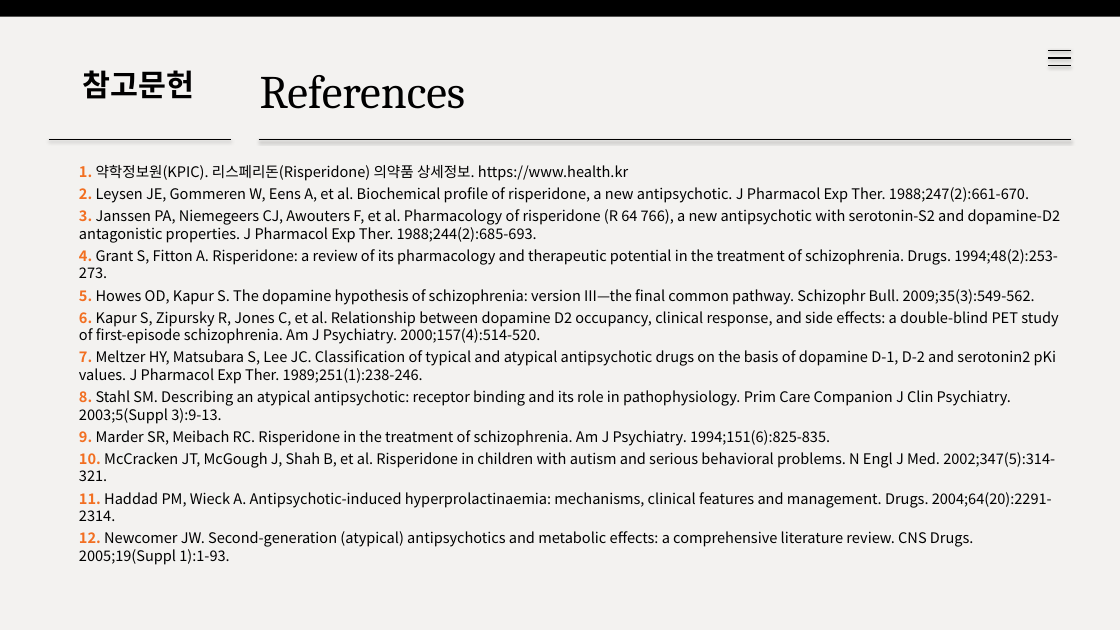
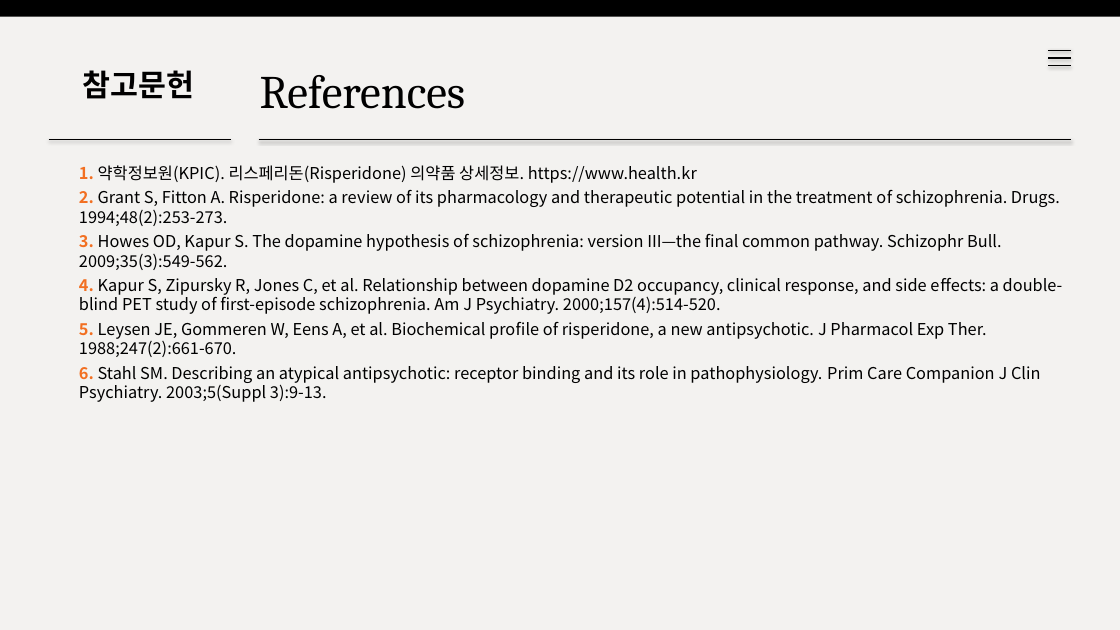
Before and after one commit to wlwl991123-prog/webtoon-app, a slide deck: slide 12 of risperidone.pptx. Drawn at 1120x630 pixels with LibreOffice and Linux fonts; fonts in the diff are those of the drawing. Boxes give left, top, right and bottom in pixels: in the first picture for what was removed or moved away, otherwise in the second. Text is boxed around its words. In the diff, an @@ line names an element or a change of style, - is before the commit and + after.

```diff
--- a/risperidone.pptx
+++ b/risperidone.pptx
@@ text at [79,165,697,183]: size 12.5 to 14 pt in "1. 약학정보원(KPIC). 리스페리돈(Risperidone) 의약품 상세정보. https://www.hea ..." @@
@@ text at [79,190,1063,402]: text changed; size 12.5 to 14 pt @@
-2. Leysen JE, Gommeren W, Eens A, et al. Biochemical profile of risperidone, a new antipsychotic. J Pharmacol Exp Ther. 1988;247(2):661-670.
-3. Janssen PA, Niemegeers CJ, Awouters F, et al. Pharmacology of risperidone (R 64 766), a new antipsychotic with serotonin-S2 and dopamine-D2 antagonistic properties. J Pharmacol Exp Ther. 1988;244(2):685-693.
-4. Grant S, Fitton A. Risperidone: a review of its pharmacology and therapeutic potential in the treatment of schizophrenia. Drugs. 1994;48(2):253-273.
-5. Howes OD, Kapur S. The dopamine hypothesis of schizophrenia: version III—the final common pathway. Schizophr Bull. 2009;35(3):549-562.
-6. Kapur S, Zipursky R, Jones C, et al. Relationship between dopamine D2 occupancy, clinical response, and side effects: a double-blind PET study of first-episode schizophrenia. Am J Psychiatry. 2000;157(4):514-520.
-7. Meltzer HY, Matsubara S, Lee JC. Classification of typical and atypical antipsychotic drugs on the basis of dopamine D-1, D-2 and serotonin2 pKi values. J Pharmacol Exp Ther. 1989;251(1):238-246.
-8. Stahl SM. Describing an atypical antipsychotic: receptor binding and its role in pathophysiology. Prim Care Companion J Clin Psychiatry. 2003;5(Suppl 3):9-13.
-9. Marder SR, Meibach RC. Risperidone in the treatment of schizophrenia. Am J Psychiatry. 1994;151(6):825-835.
-10. McCracken JT, McGough J, Shah B, et al. Risperidone in children with autism and serious behavioral problems. N Engl J Med. 2002;347(5):314-321.
-11. Haddad PM, Wieck A. Antipsychotic-induced hyperprolactinaemia: mechanisms, clinical features and management. Drugs. 2004;64(20):2291-2314.
-12. Newcomer JW. Second-generation (atypical) antipsychotics and metabolic effects: a comprehensive literature review. CNS Drugs. 2005;19(Suppl 1):1-93.
+2. Grant S, Fitton A. Risperidone: a review of its pharmacology and therapeutic potential in the treatment of schizophrenia. Drugs. 1994;48(2):253-273.
+3. Howes OD, Kapur S. The dopamine hypothesis of schizophrenia: version III—the final common pathway. Schizophr Bull. 2009;35(3):549-562.
+4. Kapur S, Zipursky R, Jones C, et al. Relationship between dopamine D2 occupancy, clinical response, and side effects: a double-blind PET study of first-episode schizophrenia. Am J Psychiatry. 2000;157(4):514-520.
+5. Leysen JE, Gommeren W, Eens A, et al. Biochemical profile of risperidone, a new antipsychotic. J Pharmacol Exp Ther. 1988;247(2):661-670.
+6. Stahl SM. Describing an atypical antipsychotic: receptor binding and its role in pathophysiology. Prim Care Companion J Clin Psychiatry. 2003;5(Suppl 3):9-13.
```
Also in this commit, not shown: 10 other slides changed.
